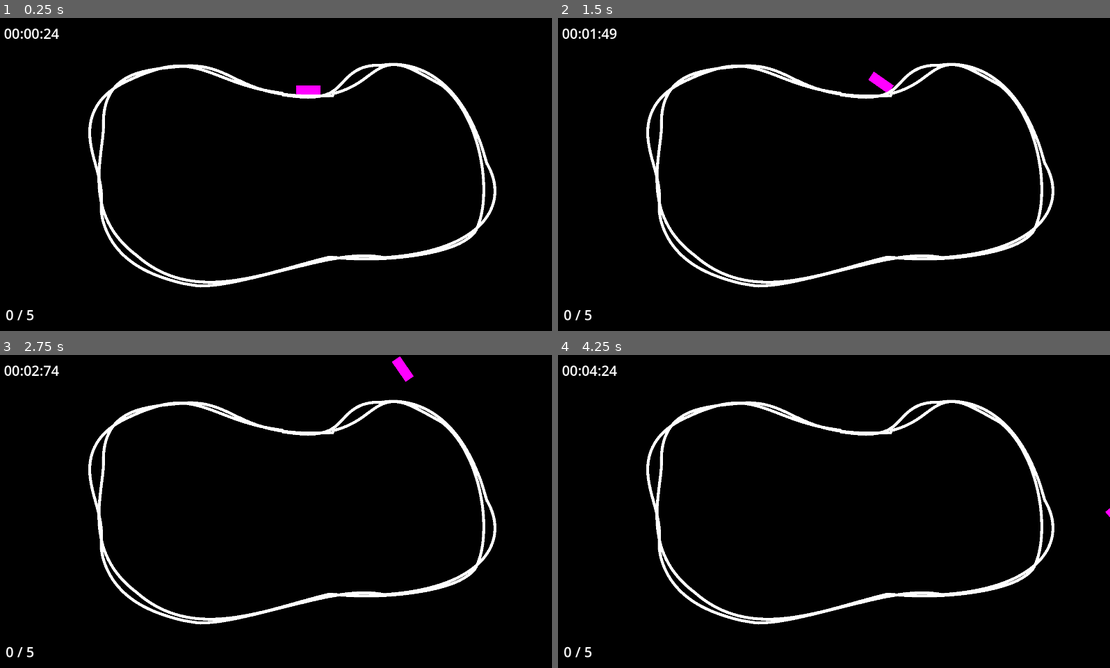
Above: before the commit, frames 1-4 (two rows, left to right).
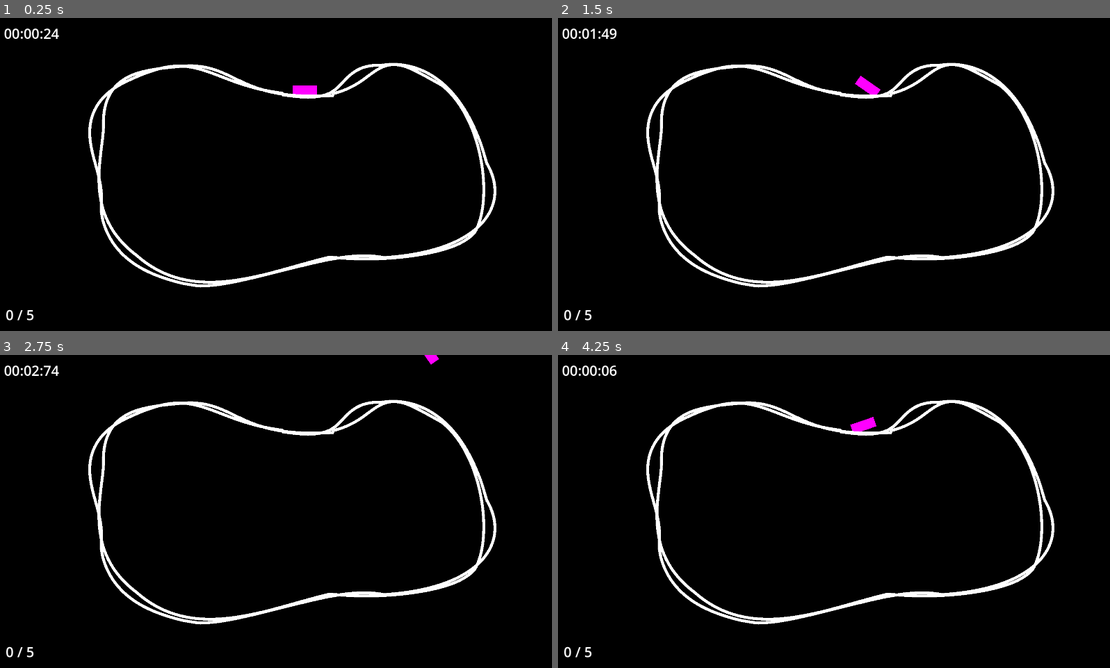
Above: after the commit, the same moments.

Repository: Timjb4235/three-brothers
Game: Godot game, scene res://scenes/main.tscn
Same seed, same stepped clock (60 frames per second), same inputs: the game is played once before the commit and once after it.
Inputs:
- Up to frame 1 (0.25 s): no input
- Up to frame 2 (1.5 s): hold Right (right) 0.53-1.28 s; hold Down (down) from 1.28 s (still down)
- Up to frame 3 (2.75 s): release Down (down) at 2.03 s; hold Right (right) from 2.03 s (still down)
- Up to frame 4 (4.25 s): release Right (right) at 2.78 s; hold Up (up) 2.78-3.53 s; hold A (left) from 3.53 s (still down); tap Space (restart, bound only after the commit) at 4.15 s

The runs differ from the first frame. In frame 1, less than 0.1% of the frame differs, in the area x 53-59%, y 21-25%; in frame 2, 0.3%, in the area x 53-61%, y 17-25%; in frame 3, 0.2%; in frame 4, 0.2%.

Commit message:
Press Space to restart

Diff:
--- a/project.godot
+++ b/project.godot
@@ -58,6 +58,11 @@
 "events": [Object(InputEventKey,"resource_local_to_scene":false,"resource_name":"","device":0,"window_id":0,"alt_pressed":true,"shift_pressed":false,"ctrl_pressed":false,"meta_pressed":false,"pressed":false,"keycode":0,"physical_keycode":4194309,"key_label":0,"unicode":0,"echo":false,"script":null)
 ]
 }
+restart={
+"deadzone": 0.5,
+"events": [Object(InputEventKey,"resource_local_to_scene":false,"resource_name":"","device":0,"window_id":0,"alt_pressed":false,"shift_pressed":false,"ctrl_pressed":false,"meta_pressed":false,"pressed":false,"keycode":0,"physical_keycode":32,"key_label":0,"unicode":0,"echo":false,"script":null)
+]
+}
 
 [rendering]
 
--- a/scenes/main.tscn
+++ b/scenes/main.tscn
@@ -1,16 +1,14 @@
-[gd_scene load_steps=6 format=3 uid="uid://cf7p01ky2opg4"]
+[gd_scene load_steps=5 format=3 uid="uid://cf7p01ky2opg4"]
 
 [ext_resource type="PackedScene" uid="uid://buvcruwwghpbq" path="res://scenes/player.tscn" id="1_acqvd"]
 [ext_resource type="Script" path="res://scripts/main.gd" id="1_krfsn"]
-[ext_resource type="Script" path="res://scripts/world.gd" id="1_ug30q"]
-[ext_resource type="PackedScene" uid="uid://c44xsohkjf6li" path="res://scenes/racetrack.tscn" id="2_smrmn"]
+[ext_resource type="PackedScene" uid="uid://cmsk4f5x8q77p" path="res://scenes/racetrack.tscn" id="2_smrmn"]
 [ext_resource type="PackedScene" uid="uid://dkxa5avk0dlur" path="res://scenes/gui.tscn" id="3_tf0ds"]
 
 [node name="Main" type="Node"]
 script = ExtResource("1_krfsn")
 
 [node name="World" type="Node2D" parent="."]
-script = ExtResource("1_ug30q")
 
 [node name="Player" parent="World" instance=ExtResource("1_acqvd")]
 
--- a/scripts/lapcounter.gd
+++ b/scripts/lapcounter.gd
@@ -1,17 +1,19 @@
 extends Label
 var lap = 0
 
-
-# Called when the node enters the scene tree for the first time.
 func _ready():
 	pass
 
 func _process(_delta):
 	text = str("%d / %d") % [lap, Config.GAME_LAPS]
 
-func start(lap_finished):
+func start(lap_finished, game_restarted):
 	lap_finished.connect(_on_lap_finished)
+	game_restarted.connect(_on_game_restarted)
 
 func _on_lap_finished():
 	if lap <= Config.GAME_LAPS:
 		lap += 1
+
+func _on_game_restarted():
+	lap = 0
--- a/scripts/laptimer.gd
+++ b/scripts/laptimer.gd
@@ -1,7 +1,7 @@
 extends Label
 
 var gametime = 0.0
-var time = 0.0
+var time = "0.0"
 
 func _ready():
 	pass
@@ -14,3 +14,10 @@
 
 	time = str("%02d:%02d:%02d") % [minutes,seconds,milliseconds]
 	text =  time
+
+func start(game_restarted):
+	game_restarted.connect(_on_game_restarted)
+
+func _on_game_restarted():
+	gametime = 0.0
+	time = "0.0"
--- a/scripts/main.gd
+++ b/scripts/main.gd
@@ -1,17 +1,20 @@
 extends Node
+
 signal game_ended
+signal game_restarted
 
 @onready var player: CharacterBody2D = get_node("World/Player")
+@onready var racetrack: Node = get_node("World/Racetrack")
 @onready var lapcount: Label = get_node("GUI/LapCounter")
 @onready var lap_timer: Label = get_node("GUI/LapTimer")
 @onready var gui: Node = get_node("GUI")
 
 func _ready():
-	lapcount.start(player.lap_finished)
+	lapcount.start(player.lap_finished, game_restarted)
+	lap_timer.start(game_restarted)
 	gui.set_game_ended(game_ended)
 	game_ended.connect(_on_game_ended)
-
-
+	player.start(racetrack, game_restarted)
 
 func _process(_delta):
 	if Input.is_action_just_pressed("toggle_fullscreen"):
@@ -21,6 +24,8 @@
 		else:
 			DisplayServer.window_set_mode(DisplayServer.WINDOW_MODE_WINDOWED)
 			DisplayServer.window_set_flag(DisplayServer.WINDOW_FLAG_BORDERLESS, false)
+	if Input.is_action_just_pressed("restart"):
+		game_restarted.emit()
 
 func _on_player_lap_finished():
 	if player.max_lap == Config.GAME_LAPS:
--- a/scripts/player.gd
+++ b/scripts/player.gd
@@ -1,11 +1,11 @@
 extends CharacterBody2D
 
-const INITIAL_SPEED = 50
+const INITIAL_SPEED = 0
 const FRICTION = 19
 const ACCEL_STRENGTH = 20
 const ROTATION_STRENGTH = 5
 const MAX_SPEED = 600
-var acceleration = Vector2(0, 0)
+var acceleration = Vector2.ZERO
 var rotation_input = 0
 var accel_input = 0
 var _racetrack: Node2D
@@ -21,12 +21,10 @@
 @onready var accel_particles: GPUParticles2D = get_node("AccelerationParticles")
 @onready var collision_shape: CollisionShape2D = get_node("CollisionShape2D")
 
-func _ready():
-	velocity = Vector2(INITIAL_SPEED * cos(deg_to_rad(rotation)), INITIAL_SPEED * sin(deg_to_rad(rotation)))
-
-func start(racetrack):
+func start(racetrack, game_restarted):
 	_racetrack = racetrack
-	position = _racetrack.get_start_position()
+	game_restarted.connect(_on_game_restarted)
+	_on_game_restarted()
 
 func _process(_delta):
 	accel_particles.emitting = accel_input > 0
@@ -69,7 +67,12 @@
 	else:
 		collision_shape.set_disabled(false)
 
-# Receives input from the player via arrow keys
+# Receives input from the player
 func _get_input():
 	rotation_input = Input.get_axis("left", "right")
 	accel_input = ACCEL_STRENGTH * Input.get_axis("down", "up")
+
+func _on_game_restarted():
+	position = _racetrack.get_start_position()
+	rotation = 0.0
+	velocity = Vector2(INITIAL_SPEED * cos(deg_to_rad(rotation)), INITIAL_SPEED * sin(deg_to_rad(rotation)))
--- a/scripts/world.gd
+++ /dev/null
@@ -1,33 +0,0 @@
-extends Node
-
-@onready var player: CharacterBody2D = get_node("Player")
-@onready var racetrack: Node = get_node("Racetrack")
-
-
-
-# Called when the node enters the scene tree for the first time.
-func _ready():
-	player.start(racetrack)
-
-
-# Called every frame. 'delta' is the elapsed time since the previous frame.
-func _process(delta):
-	pass
-
-"""
-func save_score(pilot, time):
-	# File access needs to be read-write to add to the end, but needs to be write only to create!
-	var f = FileAccess.open("user://highscores.save", FileAccess.READ_WRITE)
-	if f and f.is_open():
-		f.seek_end()
-		f.store_line("{0}, {1}".format([pilot, time], "{_}"))
-		f.close()
-
-func load_scores():
-	var f = FileAccess.open("user://highscores.save", FileAccess.READ)
-	if f and f.is_open():
-		while not f.eof_reached():
-			var line = f.get_line()
-			print(line)
-		f.close()
-"""
Not shown: 1 places in scenes/racetrack.tscn that only renumber resources
